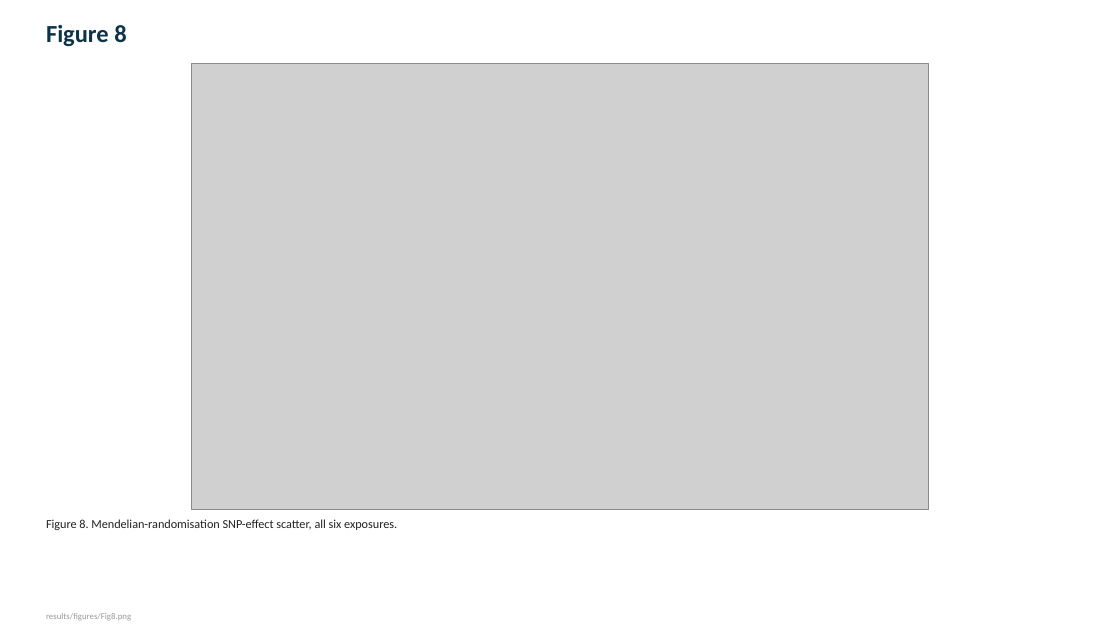
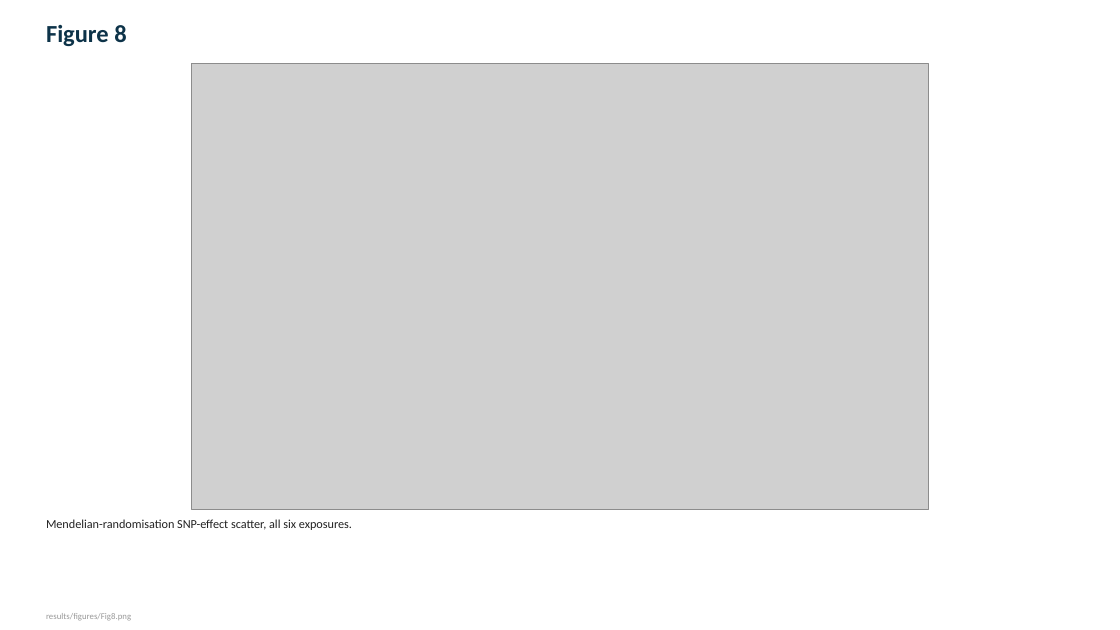
Before and after one commit to sreyacv1/GASTRIC-CANCER, a slide deck: slide 9 of FIGURES.pptx. Drawn at 1120x630 pixels with LibreOffice and Linux fonts; fonts in the diff are those of the drawing; grey boxes stand for pictures. Boxes give left, top, right and bottom in pixels: in the first picture for what was removed or moved away, otherwise in the second. Text is boxed around its words. In the diff, an @@ line names an element or a change of style, - is before the commit and + after.

Commit message:
Sequential figure numbering without letter suffixes; correct S8 caption to CD8 correlation

```diff
--- a/FIGURES.pptx
+++ b/FIGURES.pptx
@@ text at (46, 519, 352, 530): text changed @@
-Figure 8. Mendelian-randomisation SNP-effect scatter, all six exposures.
+Mendelian-randomisation SNP-effect scatter, all six exposures.
```
Also in this commit, not shown: 28 other slides changed, 1 slide removed, 2 other files.
